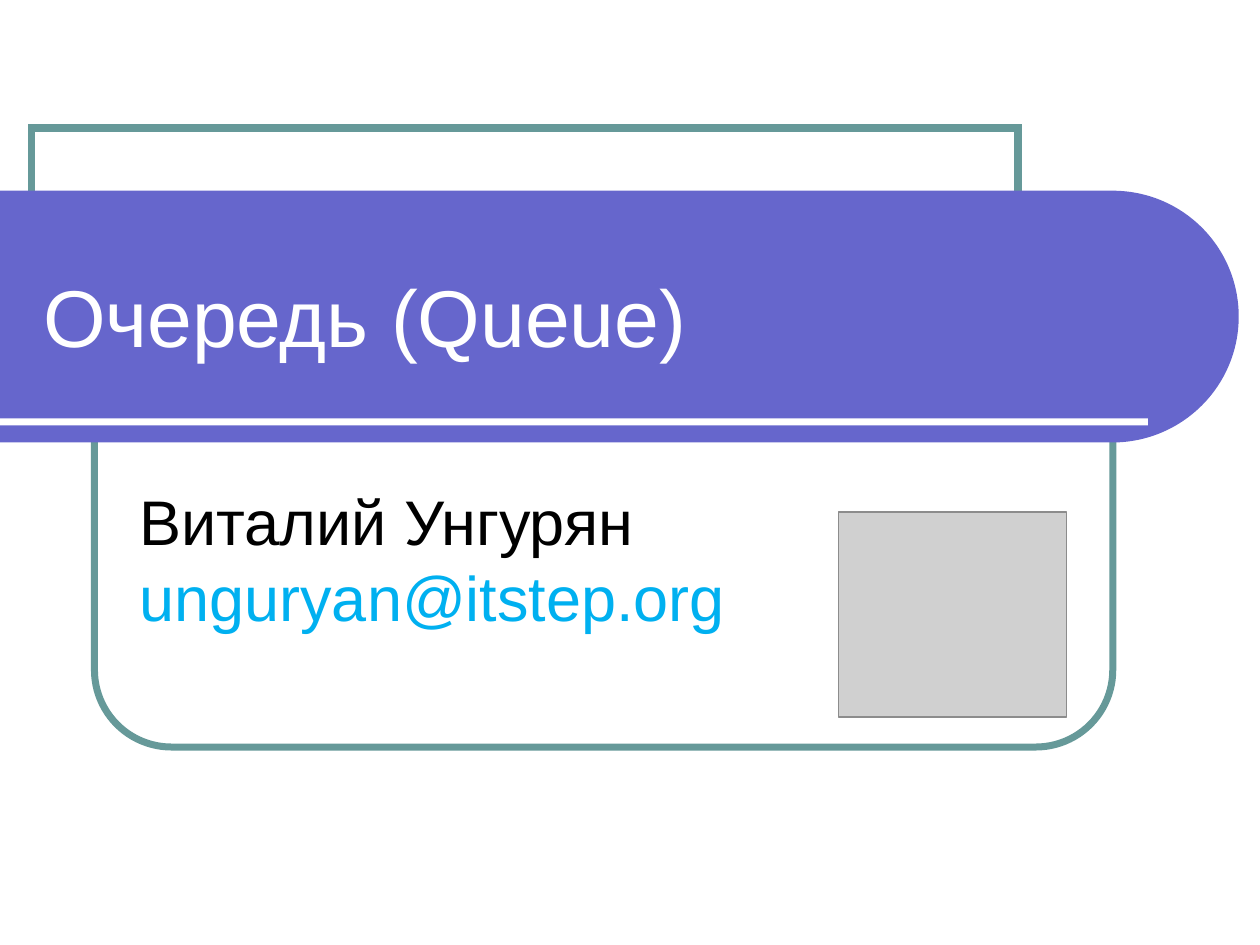
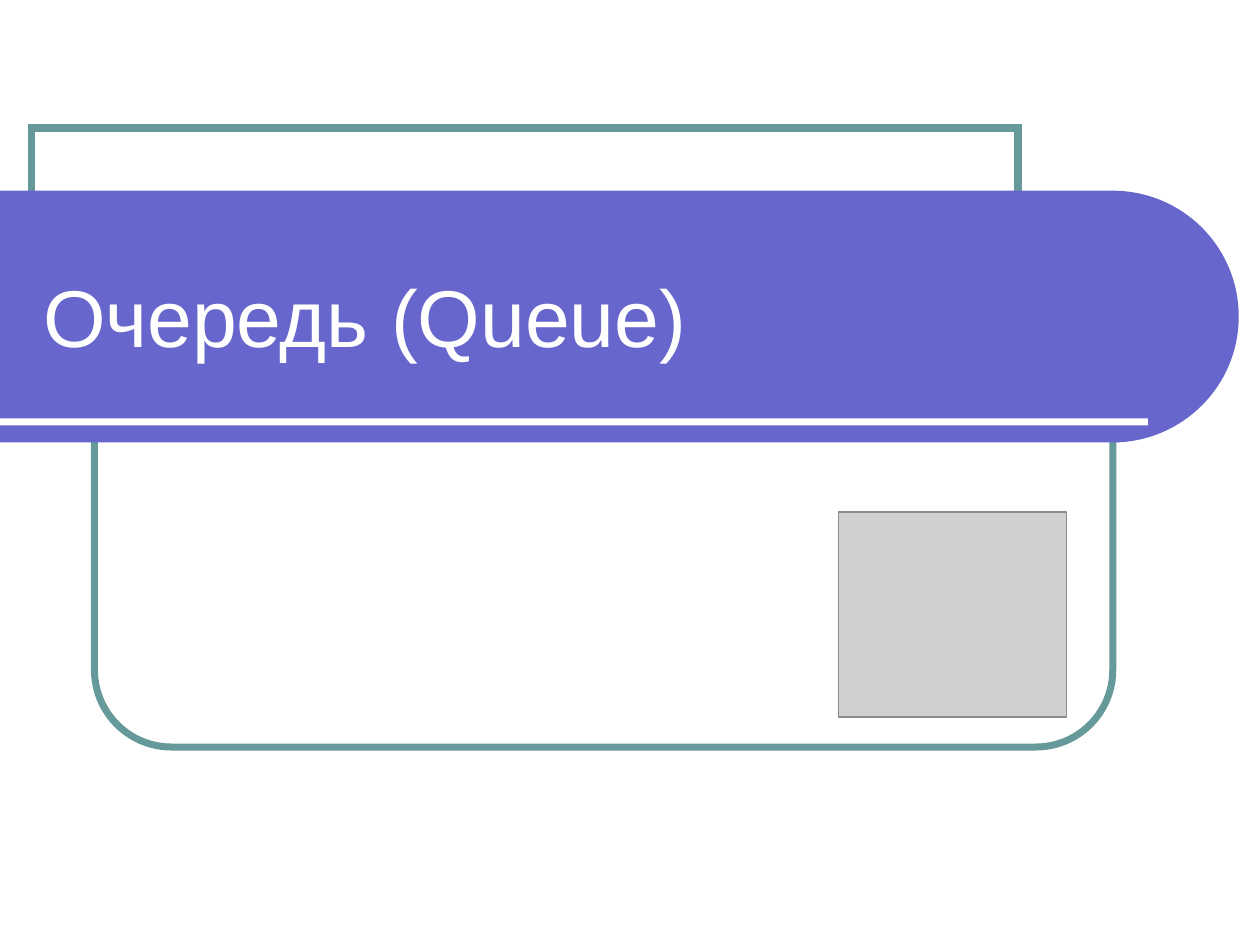
Before and after one commit to maxchv/JavaLessons, a slide deck: slide 1 of Lesson10/Modul 9 chast 6 ochered.ppt. Drawn at 1260x945 pixels with LibreOffice and Linux fonts; fonts in the diff are those of the drawing; grey boxes stand for pictures. Boxes give left, top, right and bottom in pixels: in the first picture for what was removed or moved away, otherwise in the second. Text is boxed around its words. In the diff, an @@ line names an element or a change of style, - is before the commit and + after.

```diff
--- a/Lesson10/Modul 9 chast 6 ochered.ppt
+++ b/Lesson10/Modul 9 chast 6 ochered.ppt
@@ text removed at box(139, 498, 725, 632) @@
-Виталий Унгурян
-unguryan@itstep.org
```
Also in this commit, not shown: 16 other files.
